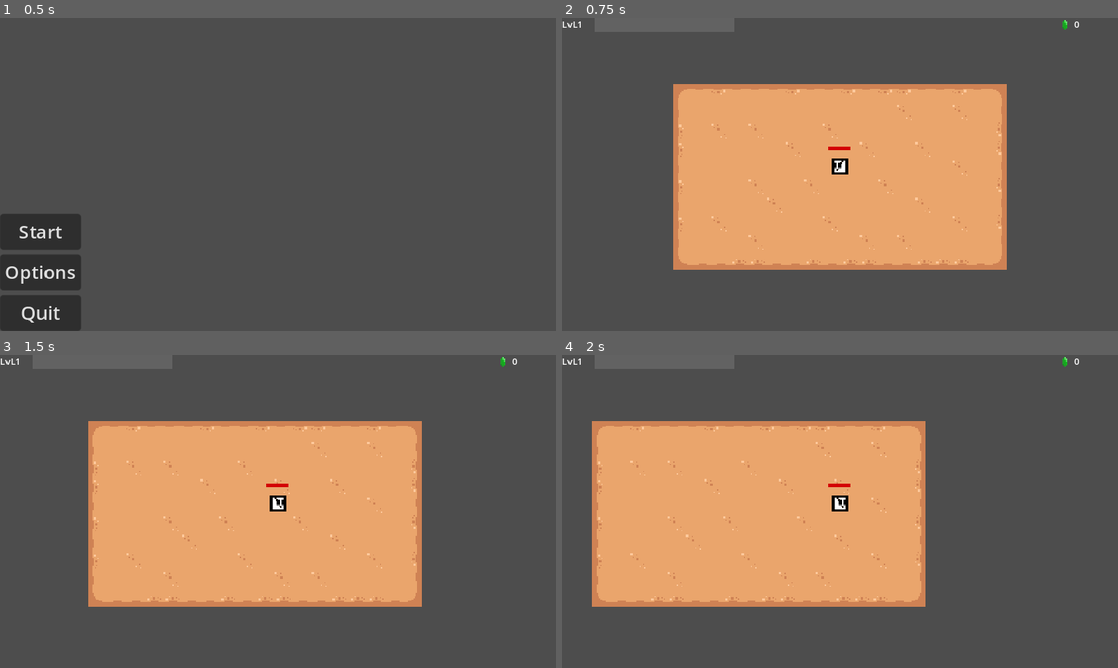
Above: before the commit, frames 1-4 (two rows, left to right).
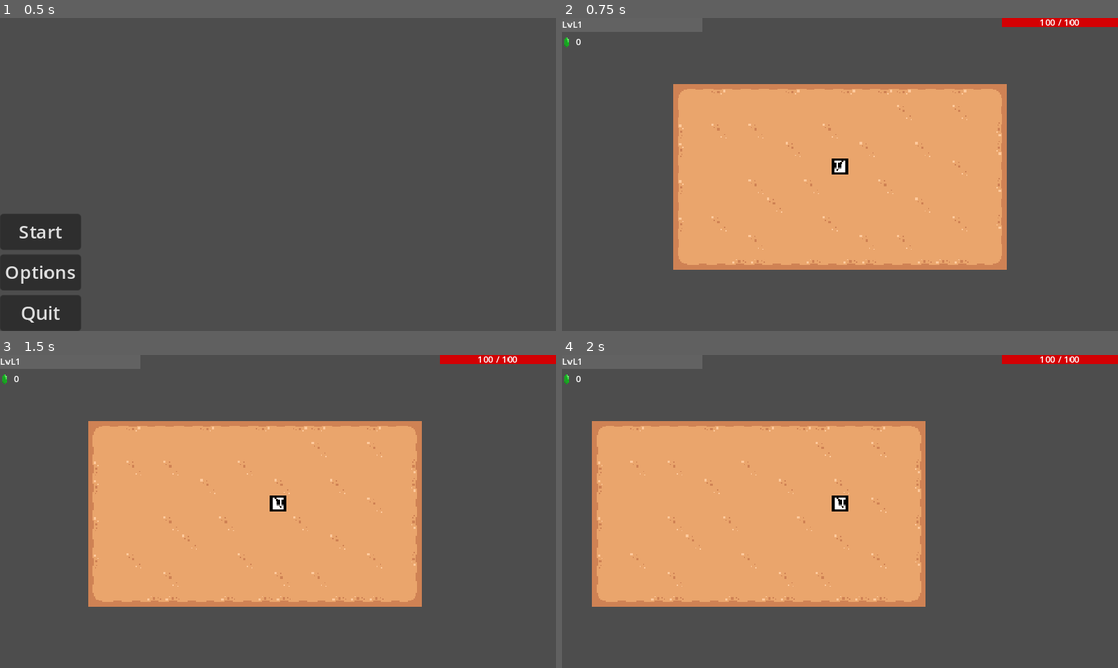
Above: after the commit, the same moments.

Repository: Maf1sher/Gorama
Game: Godot game, scene res://scenes/UI/Menu.tscn
Two runs of this game, one before a commit and one after it. Both use one fixed random seed, a clock stepped at 60 frames per second and the inputs below.
Inputs (mouse positions are in pixels of both pictures, inside the frame that each line leads up to):
- Up to frame 1 (0.5 s): no input
- Up to frame 2 (0.75 s): click "Start" at 0.5 s
- Up to frame 3 (1.5 s): tap Enter at 1.25 s; move the mouse to (400, 495) at 1.27 s; hold D (right) from 1.28 s (still down); click (400, 495) at 1.42 s
- Up to frame 4 (2 s): keep holding D (right)

Frame 1 is identical in both runs. In frame 2, 0.7% of the frame differs, in the area x 0-100%, y 0-43%; in frame 3, 0.7%; in frame 4, 0.7%.

Commit message:
new player health bar

Diff:
--- a/resources/cards/data/card_test.tres
+++ b/resources/cards/data/card_test.tres
@@ -8,7 +8,7 @@
 script = ExtResource("1_ow0n0")
 target = "player"
 stat = "armor"
-value = 2
+value = 30
 
 [sub_resource type="Resource" id="Resource_s43ji"]
 script = ExtResource("1_ow0n0")
--- a/resources/cards/data/card_test2.tres
+++ b/resources/cards/data/card_test2.tres
@@ -7,8 +7,8 @@
 [sub_resource type="Resource" id="Resource_oxrlh"]
 script = ExtResource("1_rbdp8")
 target = "player"
-stat = "physical_damage"
-value = 2
+stat = "attack_speed_percent"
+value = 30
 
 [sub_resource type="Resource" id="Resource_uo8ts"]
 script = ExtResource("1_rbdp8")
--- a/scenes/UI/currency_hud/currency_hud.tscn
+++ b/scenes/UI/currency_hud/currency_hud.tscn
@@ -14,12 +14,9 @@
 
 [node name="FlowContainer" type="FlowContainer" parent="."]
 layout_mode = 1
-anchors_preset = 1
-anchor_left = 1.0
-anchor_right = 1.0
-offset_left = -50.0
-offset_bottom = 24.0
-grow_horizontal = 0
+offset_top = 15.0
+offset_right = 50.0
+offset_bottom = 39.0
 
 [node name="TextureRect" type="TextureRect" parent="FlowContainer"]
 layout_mode = 2
--- a/scenes/UI/exp_bar/exp_bar.tscn
+++ b/scenes/UI/exp_bar/exp_bar.tscn
@@ -18,17 +18,20 @@
 script = ExtResource("1_ljoip")
 
 [node name="ProgressBar" type="ProgressBar" parent="."]
-layout_mode = 0
-offset_left = 28.0
-offset_right = 149.0
+layout_mode = 1
+offset_right = 121.0
 offset_bottom = 12.0
 theme_override_styles/background = SubResource("StyleBoxFlat_mcuve")
 theme_override_styles/fill = SubResource("StyleBoxFlat_xev25")
 show_percentage = false
 
-[node name="Label" type="Label" parent="."]
-layout_mode = 0
-offset_right = 28.0
-offset_bottom = 12.0
+[node name="Label" type="Label" parent="ProgressBar"]
+layout_mode = 1
+anchors_preset = 15
+anchor_right = 1.0
+anchor_bottom = 1.0
+grow_horizontal = 2
+grow_vertical = 2
 theme_override_font_sizes/font_size = 8
 text = "LVL 1"
+vertical_alignment = 1
--- /dev/null
+++ b/scenes/UI/hp_bar/hp_bar.tscn
@@ -0,0 +1,49 @@
+[gd_scene load_steps=4 format=3 uid="uid://bxistr6r5wo1q"]
+
+[ext_resource type="Script" path="res://scripts/UI/hp_bar/hp_bar.gd" id="1_5j4lt"]
+
+[sub_resource type="StyleBoxFlat" id="StyleBoxFlat_mcmne"]
+bg_color = Color(0.478431, 0.478431, 0.478431, 0.345098)
+
+[sub_resource type="StyleBoxFlat" id="StyleBoxFlat_ppyhj"]
+bg_color = Color(0.82882, 0, 0.0108883, 1)
+
+[node name="HpBar" type="Control"]
+layout_mode = 3
+anchors_preset = 15
+anchor_right = 1.0
+anchor_bottom = 1.0
+grow_horizontal = 2
+grow_vertical = 2
+size_flags_horizontal = 8
+mouse_filter = 2
+script = ExtResource("1_5j4lt")
+
+[node name="ProgressBar" type="ProgressBar" parent="."]
+custom_minimum_size = Vector2(0, 8)
+layout_mode = 1
+anchors_preset = 1
+anchor_left = 1.0
+anchor_right = 1.0
+offset_left = -1.0
+offset_bottom = 1.0
+grow_horizontal = 0
+size_flags_horizontal = 3
+size_flags_vertical = 1
+theme_override_styles/background = SubResource("StyleBoxFlat_mcmne")
+theme_override_styles/fill = SubResource("StyleBoxFlat_ppyhj")
+step = 1.0
+value = 100.0
+show_percentage = false
+
+[node name="Label" type="Label" parent="ProgressBar"]
+layout_mode = 1
+anchors_preset = 15
+anchor_right = 1.0
+anchor_bottom = 1.0
+grow_horizontal = 2
+grow_vertical = 2
+theme_override_font_sizes/font_size = 8
+text = "10000/10000"
+horizontal_alignment = 1
+vertical_alignment = 1
--- a/scenes/entity/player.tscn
+++ b/scenes/entity/player.tscn
@@ -126,12 +126,6 @@
 radius = 7.0
 height = 14.0
 
-[sub_resource type="StyleBoxFlat" id="StyleBoxFlat_pyqma"]
-bg_color = Color(0.478431, 0.478431, 0.478431, 0.345098)
-
-[sub_resource type="StyleBoxFlat" id="StyleBoxFlat_loocs"]
-bg_color = Color(0.82882, 0, 0.0108883, 1)
-
 [sub_resource type="CapsuleShape2D" id="CapsuleShape2D_7ao3o"]
 radius = 7.0
 height = 14.0
@@ -174,17 +168,6 @@
 position = Vector2(0, -7)
 shape = SubResource("CapsuleShape2D_5anm6")
 
-[node name="ProgressBar" type="ProgressBar" parent="."]
-offset_left = -10.0
-offset_top = -24.0
-offset_right = 9.0
-offset_bottom = -21.0
-theme_override_styles/background = SubResource("StyleBoxFlat_pyqma")
-theme_override_styles/fill = SubResource("StyleBoxFlat_loocs")
-step = 1.0
-value = 100.0
-show_percentage = false
-
 [node name="HurtBox" type="Area2D" parent="." node_paths=PackedStringArray("stats")]
 collision_layer = 0
 collision_mask = 512
--- a/scenes/game.tscn
+++ b/scenes/game.tscn
@@ -8,6 +8,7 @@
 [ext_resource type="PackedScene" uid="uid://da4qswnh5a3l1" path="res://scenes/UI/exp_bar/exp_bar.tscn" id="6_3uqqr"]
 [ext_resource type="Script" path="res://scripts/UI/ui.gd" id="6_c3x2e"]
 [ext_resource type="PackedScene" uid="uid://d2khi3ger03ku" path="res://scenes/enemy_generator.tscn" id="6_o1rp0"]
+[ext_resource type="PackedScene" uid="uid://bxistr6r5wo1q" path="res://scenes/UI/hp_bar/hp_bar.tscn" id="7_fjctq"]
 [ext_resource type="PackedScene" uid="uid://le8j3cnqotuj" path="res://scenes/UI/select_card/select_card.tscn" id="7_utq1f"]
 [ext_resource type="PackedScene" uid="uid://brriki1m05fmo" path="res://scenes/UI/currency_hud/currency_hud.tscn" id="9_w02he"]
 [ext_resource type="PackedScene" uid="uid://d1amtmrswyst8" path="res://scenes/UI/stats_panel/stats_panel.tscn" id="10_0tbwd"]
@@ -215,6 +216,9 @@
 [node name="UI" type="CanvasLayer" parent="."]
 script = ExtResource("6_c3x2e")
 
+[node name="HpBar" parent="UI" node_paths=PackedStringArray("player") instance=ExtResource("7_fjctq")]
+player = NodePath("../../Player")
+
 [node name="ExpBar" parent="UI" instance=ExtResource("6_3uqqr")]
 mouse_filter = 2
 
--- a/scripts/UI/exp_bar/exp_bar.gd
+++ b/scripts/UI/exp_bar/exp_bar.gd
@@ -3,7 +3,7 @@
 signal lvl_up()
 
 @onready var progresBar = $ProgressBar
-@onready var lvl_label = $Label
+@onready var lvl_label = $ProgressBar/Label
 
 var exp: int = 0
 var lvl: int = 1
--- /dev/null
+++ b/scripts/UI/hp_bar/hp_bar.gd
@@ -0,0 +1,37 @@
+extends Control
+
+@export var player: Player
+
+@onready var bar: ProgressBar = $ProgressBar
+@onready var label: Label = $ProgressBar/Label
+
+var max_hp: int = 100:
+	set(value):
+		max_hp = max(value, 1)
+		_update_bar()
+var hp: int = 100:
+	set(value):
+		hp = clamp(value, 0, max_hp)
+		_update_bar()
+
+var min_width: int = 100
+var max_width: int = 300
+
+
+func _ready():
+	max_hp = player.stats.max_hp
+	hp = player.stats.hp
+	player.hp_changed.connect(_on_hp_changed)
+
+func _update_bar():
+	bar.max_value = max_hp
+	bar.value = hp
+
+	label.text = "%d / %d" % [hp, max_hp]
+
+	var new_width = clamp(max_hp, min_width, max_width)
+	bar.custom_minimum_size.x = new_width
+
+func _on_hp_changed(hp: int, max_hp: int):
+	self.hp = hp
+	self.max_hp = max_hp
--- a/scripts/entity/player/player.gd
+++ b/scripts/entity/player/player.gd
@@ -2,12 +2,12 @@
 extends CharacterBody2D
 
 signal stats_changed(stats: Stats)
+signal hp_changed(hp: int, max_hp: int)
 
 @export var inventory: Node
 @export var exp: Node
 
 @onready var animated_sprite = $AnimationPlayer
-@onready var health_bar = $ProgressBar
 @onready var grphics_left_hand = $Graphics/LeftHand
 @onready var grphics_right_hand = $Graphics/RightHand
 @onready var character_sheet = inventory.get_character_sheet()
@@ -24,7 +24,6 @@
 
 func _ready() -> void:
 	character_sheet.connect("item_changed", self._on_item_changed)
-	health_bar.max_value = stats.max_hp
 	emit_signal("stats_changed", stats)
 
 func _physics_process(delta: float) -> void:
@@ -63,7 +62,6 @@
 
 func take_hit(damage: int) -> void:
 	var taken_hp = stats.take_hit(damage)
-	health_bar.value = stats.hp
 
 func die():
 	velocity = Vector2.ZERO
@@ -72,7 +70,6 @@
 	exp.add_exp(amount)
 
 func _on_hurt_box_received_damage(damage: int) -> void:
-	health_bar.value = stats.hp
 	if stats.hp <= 0:
 		alive = false
 
@@ -105,6 +102,8 @@
 			right_hand = null
 
 func _on_stats_stats_changed(stat_name: String, value: int) -> void:
+	if stat_name == "hp" or stat_name == "max_hp":
+		emit_signal("hp_changed", stats.hp, stats.max_hp)
 	emit_signal("stats_changed", stats)
 
 func apply_card(card: CardData) -> void:
Not shown: 1 places in scenes/entity/player.tscn that only renumber resources
Not shown: 1 places in scenes/game.tscn that only renumber resources
